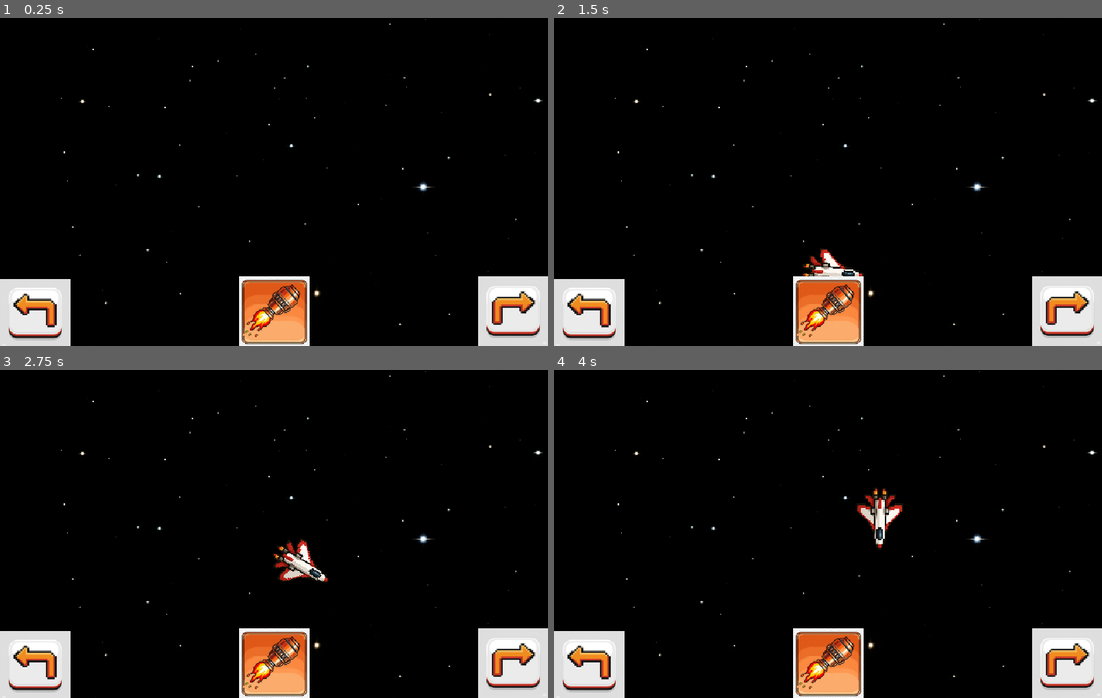
Above: before the commit, frames 1-4 (two rows, left to right).
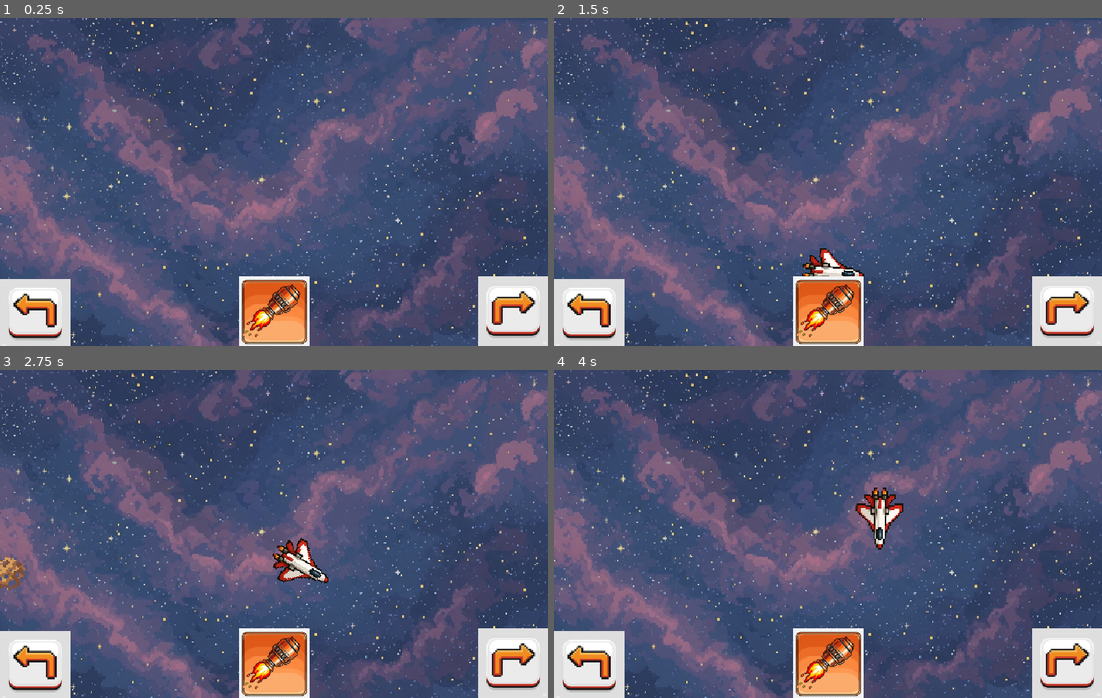
Above: after the commit, the same moments.

Repository: NicoMatteucci/planet_hoppers
Game: Godot game, scene res://scenes/main.tscn
Same seed, same stepped clock (60 frames per second), same inputs: the game is played once before the commit and once after it.
Inputs:
- Up to frame 1 (0.25 s): no input
- Up to frame 2 (1.5 s): tap Enter (ui_accept) at 0.5, 0.77 s; hold Right (ui_right) 0.53-1.28 s; hold Left (ui_left) from 1.28 s (still down)
- Up to frame 3 (2.75 s): tap Enter (ui_accept) at 1.52 s; release Left (ui_left) at 2.03 s; hold Right (ui_right) from 2.03 s (still down)
- Up to frame 4 (4 s): tap Enter (ui_accept) at 3.02, 3.77 s; release Right (ui_right) at 3.53 s; hold Left (ui_left) from 3.53 s (still down)

The runs differ from the first frame. In frame 1, 92% of the frame differs, in the area x 0-100%, y 0-100%; in frame 2, 91%; in frame 3, 91%; in frame 4, 91%.

Commit message:
primer modo con fondos aleatorios

Diff:
--- a/godot_development/autoload/game.gd
+++ b/godot_development/autoload/game.gd
@@ -4,23 +4,61 @@
 var score := 0
 var lives := 3
 
+
+
 func _on_TouchScreenButton_pressed():
 	print("¡Botón presionado!")
 
 @onready var timer := Timer.new()
 
+
 func crear_asteroide():
 	var asteroide := preload("res://scenes/asteroid.tscn").instantiate()
+	var viewport_size := get_viewport_rect().size
+	var spawn_pos: Vector2
+	var margin := 200
+
+	# Determina el lado de la pantalla por donde aparecerá el asteroide.
+	var side := randi_range(0, 3)
+
+	if side == 0: # Lado superior
+		spawn_pos.x = randf_range(-margin, viewport_size.x + margin)
+		spawn_pos.y = -margin
+	elif side == 1: # Lado derecho
+		spawn_pos.x = viewport_size.x + margin
+		spawn_pos.y = randf_range(-margin, viewport_size.y + margin)
+	elif side == 2: # Lado inferior
+		spawn_pos.x = randf_range(-margin, viewport_size.x + margin)
+		spawn_pos.y = viewport_size.y + margin
+	else: # Lado izquierdo
+		spawn_pos.x = -margin
+		spawn_pos.y = randf_range(-margin, viewport_size.y + margin)
+
+	asteroide.global_position = spawn_pos
+
+	# Ahora el asteroide se dirige a un punto aleatorio dentro de la pantalla.
+	var target_pos := Vector2(randf_range(0, viewport_size.x), randf_range(0, viewport_size.y))
+	var direccion: Vector2 = (target_pos - asteroide.global_position).normalized()
+
+	var velocidad_aleatoria := randf_range(100, 200)
+	# Se usa linear_velocity para que el RigidBody2D se mueva con la física.
+	asteroide.linear_velocity = direccion * velocidad_aleatoria
+
+	var escala := randf_range(0.05, 0.1)
+	asteroide.scale = Vector2(escala, escala)
+
 	add_child(asteroide)
 	move_to_front()
 
 func _on_timer_timeout():
-	#print("¡Timer vencido!")
 	crear_asteroide()
 
 func _ready():
 	randomize()
 	var viewport_size := get_viewport_rect().size
+
+	var space := preload("res://scenes/space.tscn").instantiate()
+	add_child(space)
 
 	var plyr := preload("res://scenes/player.tscn").instantiate()
 	plyr.position = viewport_size / 2
@@ -32,9 +70,7 @@
 	var controles := controles_scene.instantiate()
 	add_child(controles)
 
-	# No necesitas add_child(timer), ya que @onready lo hace automáticamente
-	timer.wait_time = 1.0
+	timer.wait_time = 0.25
 	timer.timeout.connect(_on_timer_timeout)
 	add_child(timer)
 	timer.start()
-	#print("¡Fin ready!")
--- a/godot_development/scenes/main.tscn
+++ b/godot_development/scenes/main.tscn
@@ -1,10 +1,6 @@
-[gd_scene load_steps=3 format=3 uid="uid://b8dij7e1c1ipp"]
+[gd_scene load_steps=2 format=3 uid="uid://b8dij7e1c1ipp"]
 
 [ext_resource type="Script" uid="uid://bgkkudoloqgt7" path="res://scripts/gdscript_test.gd" id="1_o5qli"]
-[ext_resource type="PackedScene" uid="uid://bjd8ckxmms1cl" path="res://scenes/space.tscn" id="2_sugp2"]
 
 [node name="main" type="Node2D"]
 script = ExtResource("1_o5qli")
-
-[node name="Space" parent="." instance=ExtResource("2_sugp2")]
-position = Vector2(1, 0)
--- a/godot_development/scenes/space.tscn
+++ b/godot_development/scenes/space.tscn
@@ -1,10 +1,10 @@
 [gd_scene load_steps=2 format=3 uid="uid://bjd8ckxmms1cl"]
 
-[ext_resource type="Texture2D" uid="uid://bncd1v1hffyof" path="res://assets/sprites/fondo_espacial.png" id="1_rysn1"]
+[ext_resource type="Script" uid="uid://bijjpwp1r8tjk" path="res://scripts/space.gd" id="1_rysn1"]
 
 [node name="Space" type="Node2D"]
+script = ExtResource("1_rysn1")
 
 [node name="FondoEspacial" type="Sprite2D" parent="."]
 position = Vector2(534.25, 301.625)
 scale = Vector2(0.384055, 0.405436)
-texture = ExtResource("1_rysn1")
--- a/godot_development/scripts/asteroid.gd
+++ b/godot_development/scripts/asteroid.gd
@@ -3,17 +3,15 @@
 
 @export var rotacion := 30.0 # grados por segundo
 @export var radio := 200.0
-var velocity := Vector2.ZERO # Agrega esta variable para recibir la velocidad
-@export var margin := 200 # Margen en píxeles
+@export var margin := 400 # Margen en píxeles
 
 func _ready():
 	var collision_shape = get_node_or_null("CollisionShape2D")
-	var escala := randf_range(.05, .5)
+	var escala := scale.x # Obtiene la escala del nodo raíz (asignada en game.gd)
 	if collision_shape:
 		# Si se encuentra, configura la colisión.
 		collision_shape.shape = CircleShape2D.new()
 		collision_shape.scale = Vector2(escala, escala)
-		print("Asteroide de escala: ", collision_shape.scale)
 		collision_shape.shape.radius *= escala
 		print("Asteroide de radio: ", collision_shape.shape.radius)
 	else:
@@ -23,52 +21,16 @@
 	var sprite_node = get_node_or_null("Sprite2D")
 	if sprite_node:
 		# Aplica la escala del asteroide al sprite.
-		# La escala del nodo raíz del asteroide ya se asignó en game.gd.
 		sprite_node.scale = Vector2(escala, escala)
 	else:
-		print("ADVERTENCIA: No se encontró el nodo 'Sprite2D' en el asteroide. La visualización podría no funcionar correctamente.")
+		print("ADVERTENCIA: No se encontró el nodo 'Sprite2D' en el asteroide.")
 
-	var viewport_size := get_viewport_rect().size
-	print("viewport_size_x: ", viewport_size.x)
-	print("viewport_size_y: ", viewport_size.y)
-	var spawn_pos: Vector2
-	# Determina el lado de la pantalla por donde aparecerá el asteroide.
-	# Añadimos un margen para que aparezca fuera de la vista.
-
-	var side := randi_range(0, 3)
-
-	if side == 0: # Lado superior
-		spawn_pos.x = randf_range(-margin, viewport_size.x + margin)
-		spawn_pos.y = -margin
-	elif side == 1: # Lado derecho
-		spawn_pos.x = viewport_size.x + margin
-		spawn_pos.y = randf_range(-margin, viewport_size.y + margin)
-	elif side == 2: # Lado inferior
-		spawn_pos.x = randf_range(-margin, viewport_size.x + margin)
-		spawn_pos.y = viewport_size.y + margin
-	else: # Lado izquierdo
-		spawn_pos.x = -margin
-		spawn_pos.y = randf_range(-margin, viewport_size.y + margin)
-
-	global_position = spawn_pos
-	print("Asteroide instanciado en posición: ", global_position)
-
-	# Asegura que el asteroide se dirija hacia la pantalla.
-	# Calcula la dirección desde el punto de aparición hacia el centro.
-	var target_pos := Vector2((viewport_size.x/2), (viewport_size.y/2))
-	var direccion: Vector2 = (target_pos-global_position).normalized()
-	print("Asteroide con direccion: ", direccion)
-
-	var velocidad_aleatoria := randf_range(.1, 1)
-	velocity = direccion * velocidad_aleatoria
-	print("Asteroide con velocidad: ", velocity)
-
-
-	if is_connected("body_entered", _on_body_entered):
-		print("¡Error en colision!")
-	else:
+	# Conecta la señal body_entered de forma segura.
+	if not is_connected("body_entered", Callable(self, "_on_body_entered")):
 		connect("body_entered", Callable(self, "_on_body_entered"))
 
+	print("Asteroide instanciado en posición: ", global_position)
+	print("Asteroide con velocidad: ", linear_velocity)
 
 func _on_body_entered(body):
 	print("¡Colisión con %s!" % body.name)
@@ -77,24 +39,15 @@
 		game.lives -= 1
 		print("¡Colisión con asteroide! Vidas restantes: %d" % game.lives)
 
-func _process(delta):
+func _physics_process(delta):
+	# Rotación suave
+	rotation_degrees += rotacion * delta
 
 	# Autodestrucción si sale de pantalla
 	var viewport_size := get_viewport_rect().size
-	var out_bottom_side = global_position.y > (viewport_size.y + (margin*2))
-	var out_top_side = global_position.y < (-(margin*2))
-	var out_left_side = global_position.x < (-(margin*2))
-	var out_right_side = global_position.x > (viewport_size.x + (margin*2))
+	var out_bottom_side = global_position.y > (viewport_size.y + margin)
+	var out_top_side = global_position.y < (-margin)
+	var out_left_side = global_position.x < (-margin)
+	var out_right_side = global_position.x > (viewport_size.x + margin)
 	if out_bottom_side or out_top_side or out_left_side or out_right_side:
-		print("Asteroide fuera de pantalla x: ", global_position.x)
-		print("Asteroide fuera de pantalla y: ", global_position.y)
-		print("out_bottom_side: ", out_bottom_side)
-		print("out_top_side: ", out_top_side)
-		print("out_left_side: ", out_left_side)
-		print("out_right_side: ", out_right_side)
 		queue_free()
-	else:
-		# Movimiento del asteroide usando la velocidad asignada
-		global_position += velocity * delta
-		# Rotación suave
-		rotation_degrees += rotacion * delta
--- /dev/null
+++ b/godot_development/scripts/space.gd
@@ -0,0 +1,26 @@
+extends Node2D
+
+@onready var backgrounds = [
+	"res://assets/sprites/fondo_nebulosa_homogenea.png",
+	"res://assets/sprites/fondo_nebulosa_alejada.png",
+	"res://assets/sprites/fondo_espacial.png",
+	"res://assets/sprites/fondo_choque_planetario.png",
+	"res://assets/sprites/fondo_radiacion_roja.png",
+	"res://assets/sprites/fondo_radiacion_azul.png",
+]
+
+@onready var background_node = get_node_or_null("FondoEspacial")
+
+func _ready():
+	randomize()
+	var viewport_size := get_viewport_rect().size
+	# Lógica para seleccionar y establecer el fondo aleatorio
+	if background_node:
+		var random_bg_path = backgrounds[randi() % backgrounds.size()]
+		background_node.texture = load(random_bg_path)
+		background_node.position = viewport_size / 2
+		# Ajusta la escala para que el fondo se expanda y cubra el viewport
+		background_node.scale = Vector2(viewport_size.x / background_node.texture.get_width(), viewport_size.y / background_node.texture.get_height())
+		print("Instanciando backgroudn path: ", random_bg_path)
+		print("Instanciando position: ", background_node.position)
+		print("backgroudn scale: ", background_node.scale)
Not shown, changed: godot_development/export_presets.cfg
Not shown, added: godot_development/scripts/space.gd.uid
